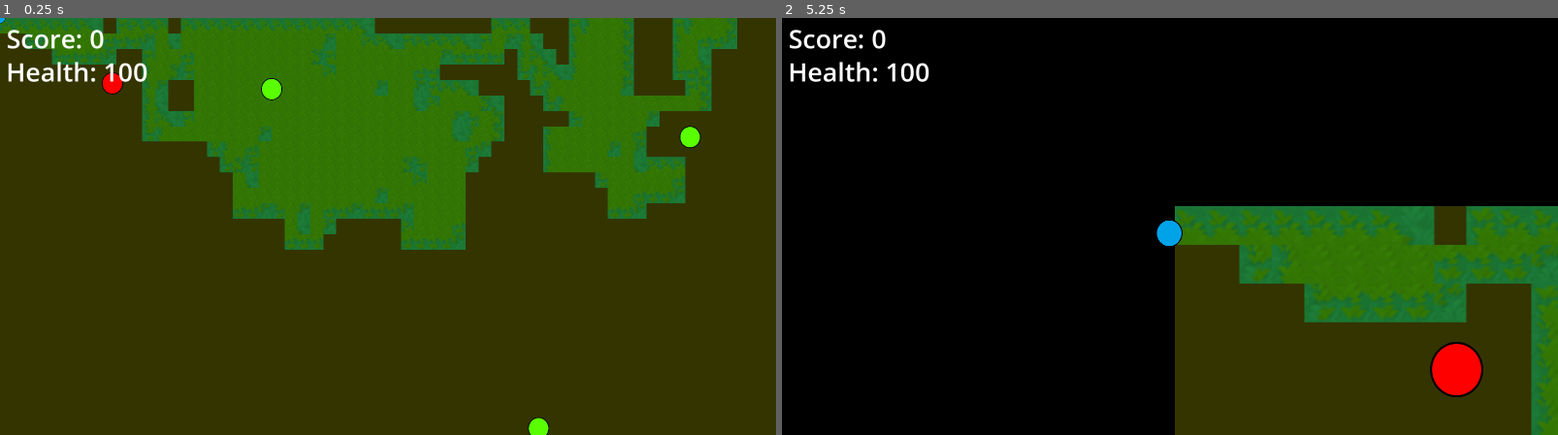
Above: before the commit, frames 1-2 (left to right).
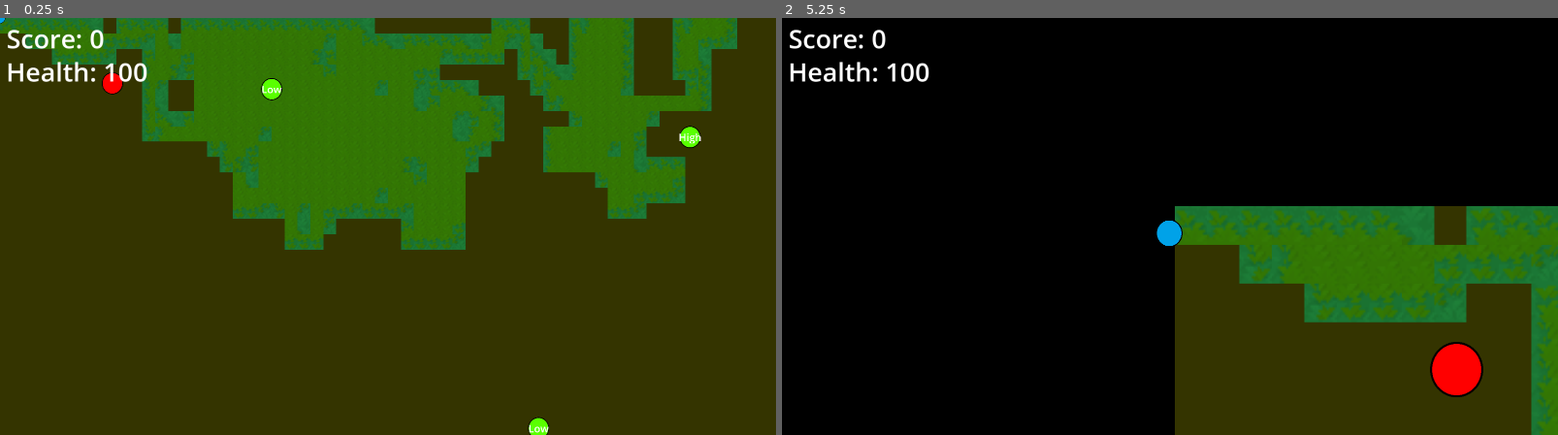
Above: after the commit, the same moments.

Repository: jameshi16/neuro-game-jam
Game: Godot game, scene res://main.tscn
The game is run twice, just before and just after one commit, with the same random seed, the same clock (stepped at 60 frames per second) and the same inputs.
Inputs:
- Up to frame 1 (0.25 s): no input
- Up to frame 2 (5.25 s): tap Enter at 0.5, 2, 3.5 s; hold D (move_right) 0.53-1.28 s; hold Shift (sprint) 0.53-1.28 s; tap Space at 1.25, 2.75, 4.25 s; hold S (move_down) 1.28-2.03 s; tap Shift (sprint) at 1.35, 2.85, 4.35 s; hold D (move_right) 2.03-2.78 s; hold Shift (sprint) 2.03-2.78 s; hold W (move_up) 2.78-3.53 s; hold Shift (sprint) 3.53-4.28 s; hold A (move_left) 3.53-5.03 s; hold S (move_down) from 5.03 s (still down); hold Shift (sprint) from 5.03 s (still down)

The runs differ from the first frame. In frame 1, less than 0.1% of the frame differs, in the area x 33-91%, y 16-100%; in frame 2, nothing differs.

Commit message:
Item quality

Diff:
--- a/item.gd
+++ b/item.gd
@@ -1,10 +1,46 @@
 extends Area2D
+class_name Item
 
 signal collected
 
+enum ItemWorth {
+	LOW,
+	MEDIUM,
+	HIGH,
+	RARE
+}
+
+var worth_to_score = {
+	ItemWorth.LOW: 1,
+	ItemWorth.MEDIUM: 2,
+	ItemWorth.HIGH: 5,
+	ItemWorth.RARE: 10
+}
+
+var worth = ItemWorth.LOW;
+
 # Called when the node enters the scene tree for the first time.
 func _ready():
-	pass # Replace with function body.
+	# randomly choose an item worth (weighted)
+	var rand = randf()
+	if rand < 0.5:
+		worth = ItemWorth.LOW
+	elif rand < 0.75:
+		worth = ItemWorth.MEDIUM
+	elif rand < 0.9:
+		worth = ItemWorth.HIGH
+	else:
+		worth = ItemWorth.RARE
+
+	match worth:
+		ItemWorth.LOW:
+			$QualityLabel.text = "Low"
+		ItemWorth.MEDIUM:
+			$QualityLabel.text = "Medium"
+		ItemWorth.HIGH:
+			$QualityLabel.text = "High"
+		ItemWorth.RARE:
+			$QualityLabel.text = "Rare"
 
 
 # Called every frame. 'delta' is the elapsed time since the previous frame.
@@ -16,6 +52,6 @@
 		return
 
 	hide()
-	collected.emit()
+	collected.emit(self)
 	queue_free()
 	$CollisionShape2D.set_deferred("disabled", true)
--- a/item.tscn
+++ b/item.tscn
@@ -28,4 +28,19 @@
 [node name="CollisionShape2D" type="CollisionShape2D" parent="."]
 shape = SubResource("CapsuleShape2D_1bv6a")
 
+[node name="QualityLabel" type="Label" parent="."]
+anchors_preset = 8
+anchor_left = 0.5
+anchor_top = 0.5
+anchor_right = 0.5
+anchor_bottom = 0.5
+offset_left = -54.5
+offset_top = -44.0
+offset_right = 54.5
+offset_bottom = 44.0
+grow_horizontal = 2
+grow_vertical = 2
+theme_override_font_sizes/font_size = 64
+text = "low"
+
 [connection signal="body_entered" from="." to="." method="_on_body_entered"]
--- a/main.gd
+++ b/main.gd
@@ -82,8 +82,8 @@
 	pass
 
 
-func update_score():
-	score += 1
+func update_score(item: Item):
+	score += item.worth_to_score[item.worth]
 	$UI.update_score(score)
 
 
--- a/main.tscn
+++ b/main.tscn
@@ -1639,9 +1639,6 @@
 
 [node name="Player" parent="." instance=ExtResource("4_85l7j")]
 z_index = 1
-default_speed = 400
-sprint_mod = 2
-default_health = 100
 knockback_speed = 1000
 
 [node name="TileMap" type="TileMap" parent="."]
